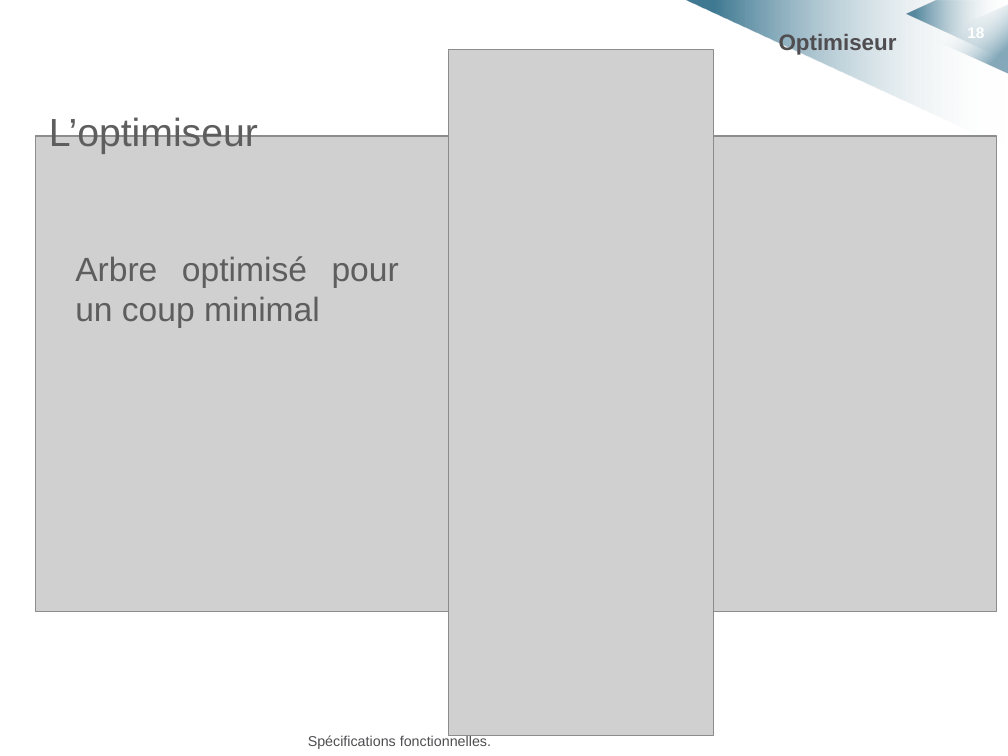
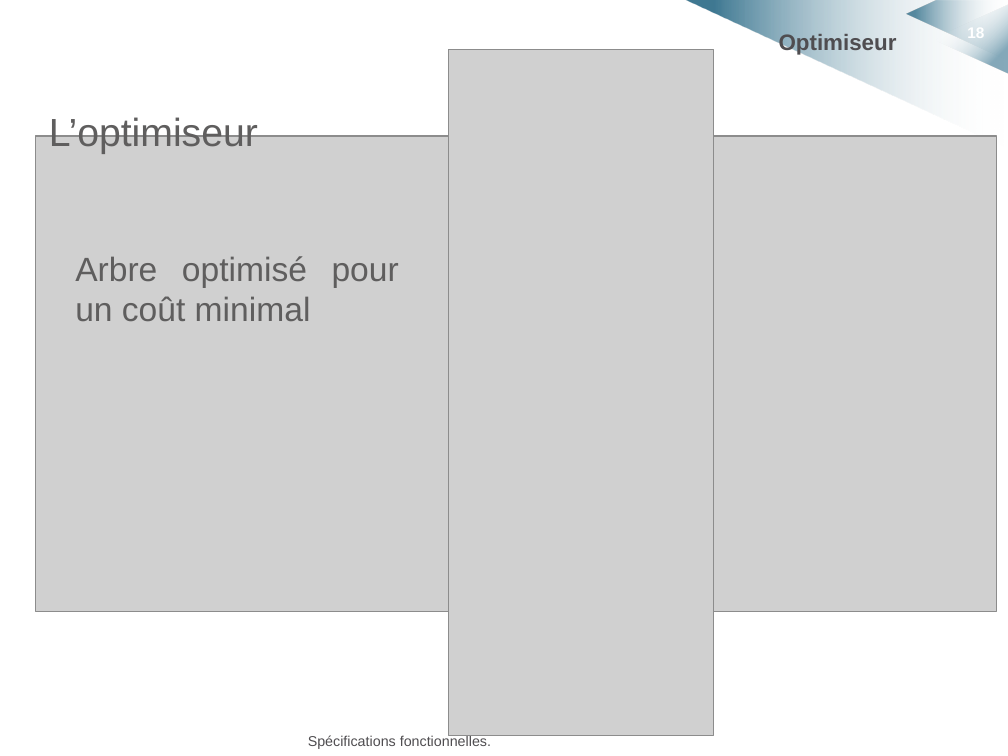
Before and after one commit to HKervadec/korrigolo, a slide deck: slide 18 of soutenances/projet_decembre/soutenance_projet_decembre.pptx. Drawn at 1008x756 pixels with LibreOffice and Linux fonts; fonts in the diff are those of the drawing; grey boxes stand for pictures; background and template pictures are left out. Boxes give left, top, right and bottom in pixels: in the first picture for what was removed or moved away, otherwise in the second. Text is boxed around its words. In the diff, an @@ line names an element or a change of style, - is before the commit and + after.

```diff
--- a/soutenances/projet_decembre/soutenance_projet_decembre.pptx
+++ b/soutenances/projet_decembre/soutenance_projet_decembre.pptx
@@ text at box(75, 256, 399, 321): text changed @@
-Arbre optimisé pour un coup minimal
+Arbre optimisé pour un coût minimal
```
Also in this commit, not shown: 6 other slides changed, 2 slides added, 2 slides removed.
